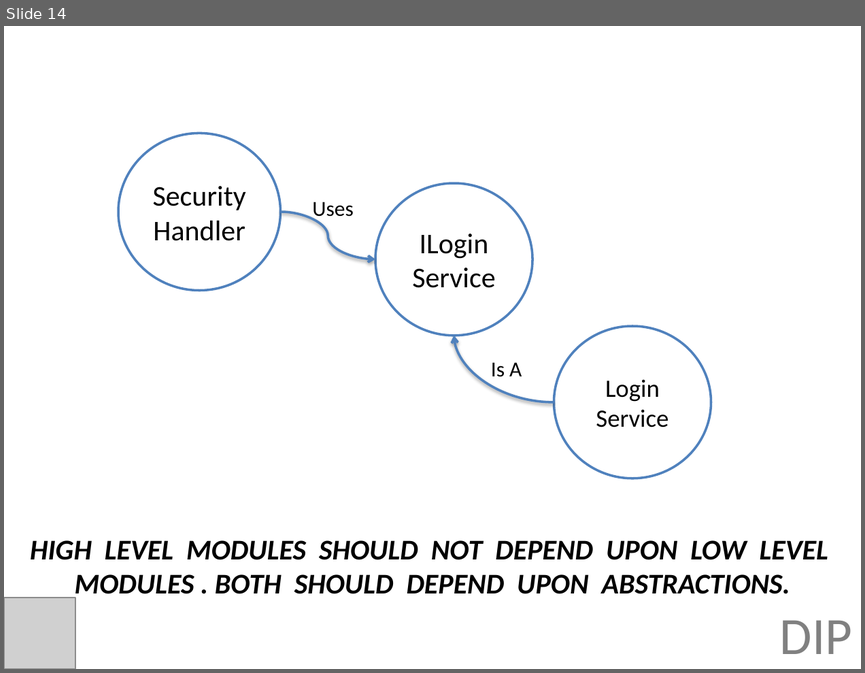
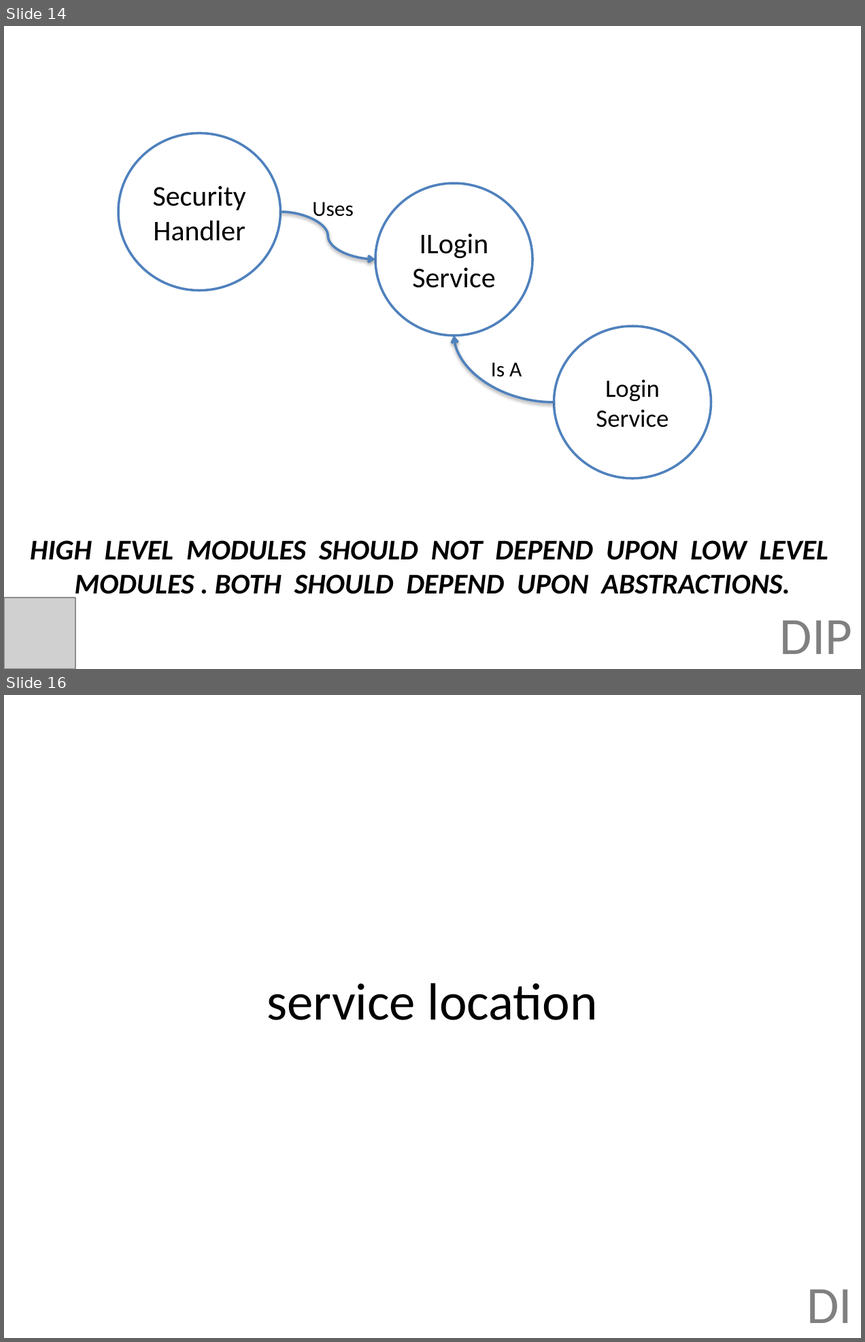
Before and after one commit to jonfuller/presentations, a slide deck: dependencies/dependencies.pptx. Shown one above the other, each under a label of ours: slide 14 before the commit, slides 14 and 16 after it; the slides between them are not shown. The pictures are 865x673 and 865x1342 pixels, drawn with LibreOffice and Linux fonts; fonts in the diff are those of the drawing; grey boxes stand for pictures. Boxes give left, top, right and bottom in pixels: in the first picture for what was removed or moved away, otherwise in the second. Text is boxed around its words. In the diff, an @@ line names an element or a change of style, - is before the commit and + after.

```diff
--- a/dependencies/dependencies.pptx
+++ b/dependencies/dependencies.pptx
@@ slide 16 added at (x1=4, y1=695, x2=861, y2=1338), background #FFFFFF @@
@@ title added at (x1=266, y1=983, x2=598, y2=1020), 44 pt, text #000000 @@
+service location
@@ text added at (x1=807, y1=1289, x2=853, y2=1323), 44 pt, text #808080 @@
+DI
```
Also in this commit, not shown: 14 other slides added.
